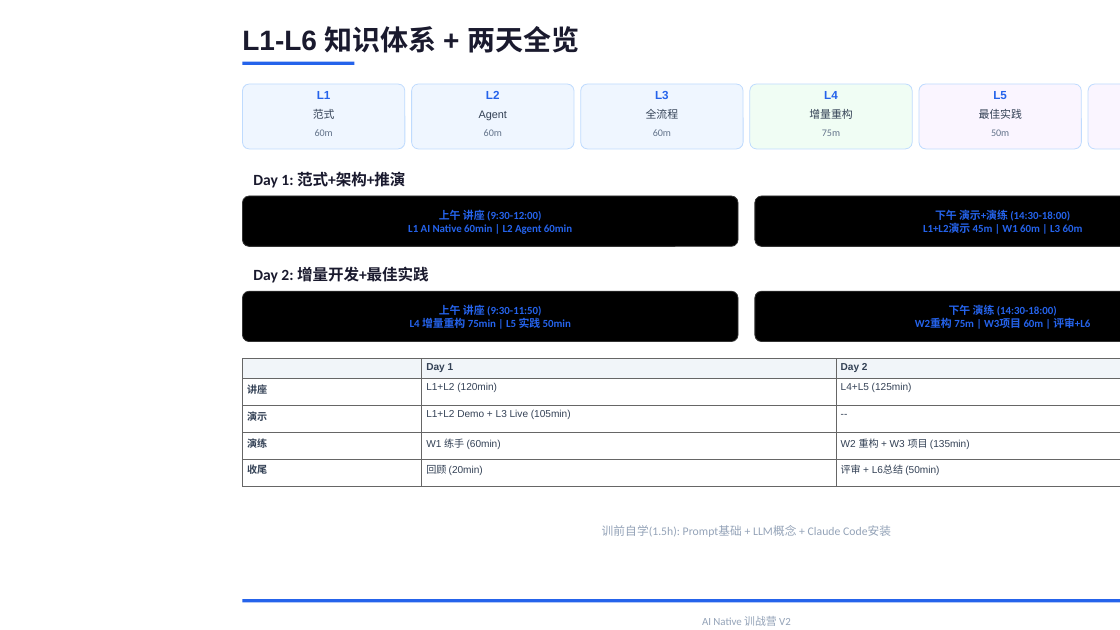
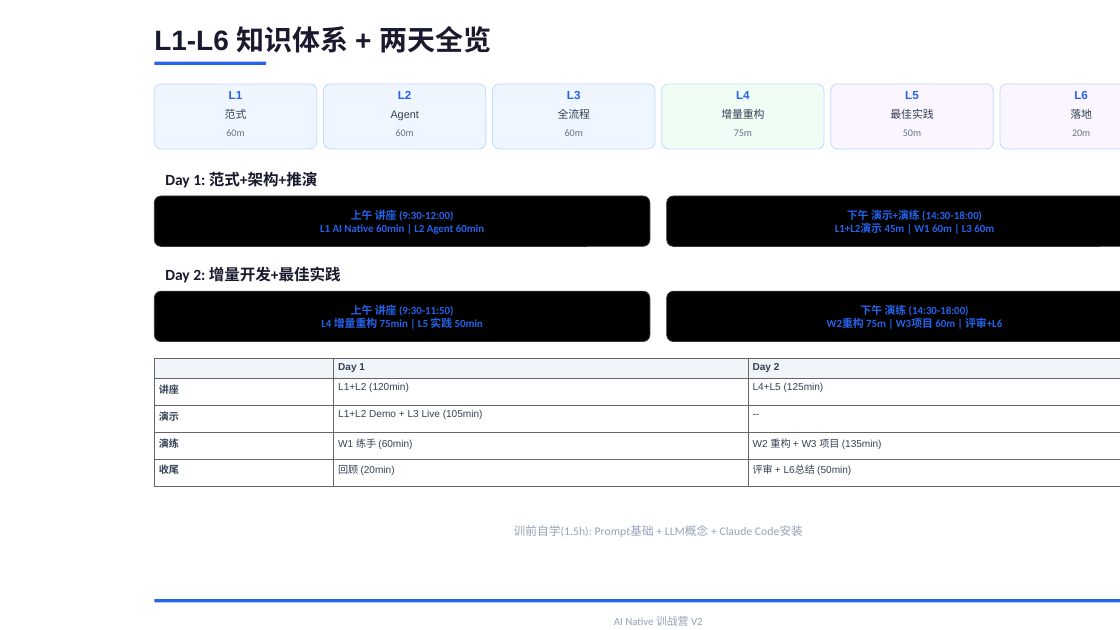
Before and after one commit to JungleTestLabs/ai-coding-training, a slide deck: slide 2 of docs/AI-Native-训战营-介绍与日程.pptx. Drawn at 1120x630 pixels with LibreOffice and Linux fonts; fonts in the diff are those of the drawing. Boxes give left, top, right and bottom in pixels: in the first picture for what was removed or moved away, otherwise in the second. Text is boxed around its words. In the diff, an @@ line names an element or a change of style, - is before the commit and + after.

```diff
--- a/docs/AI-Native-训战营-介绍与日程.pptx
+++ b/docs/AI-Native-训战营-介绍与日程.pptx
@@ 6 texts, 2 rounded rectangles: place and size @@
-6 texts, 2 rounded rectangles at (411,84,743,149)
+6 texts, 2 rounded rectangles at (324,84,655,149)
@@ 21 texts, 8 rounded rectangles, 2 rectangles, 1 table: place and size @@
-21 texts, 8 rounded rectangles, 2 rectangles, 1 table at (242,26,1120,626)
+21 texts, 8 rounded rectangles, 2 rectangles, 1 table at (154,26,1120,626)
```
Also in this commit, not shown: 5 other slides changed.
